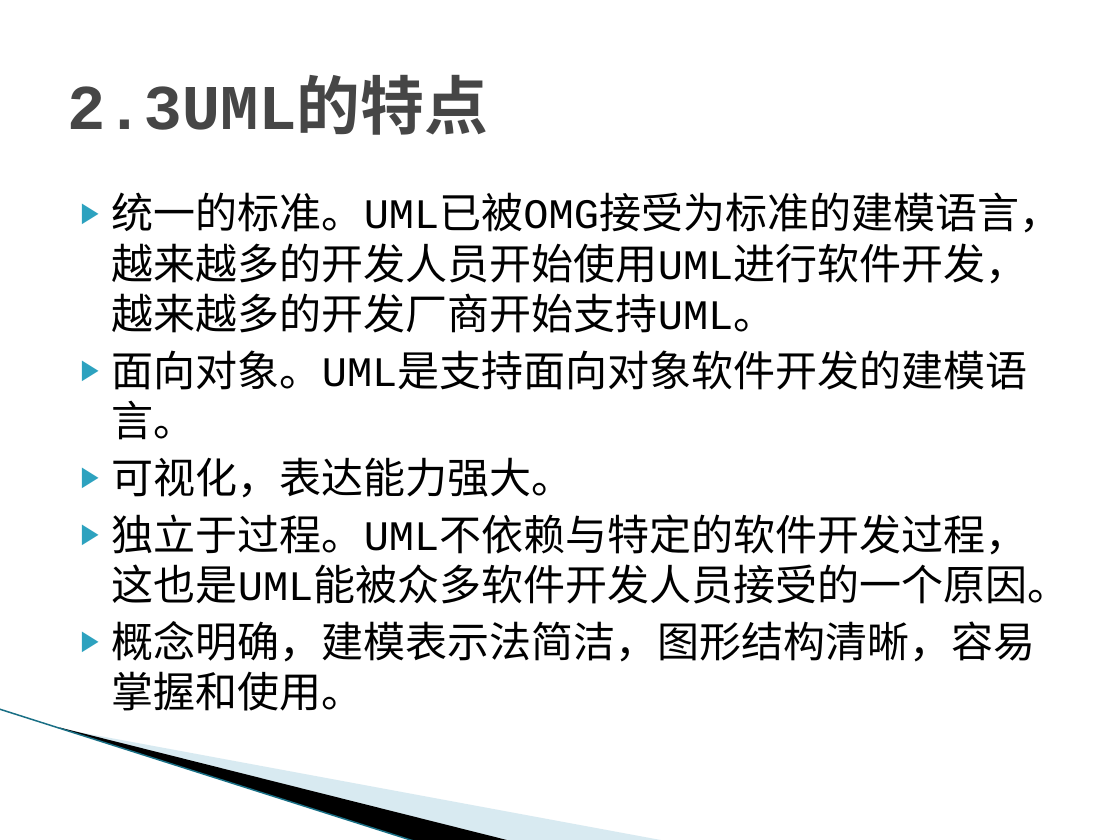
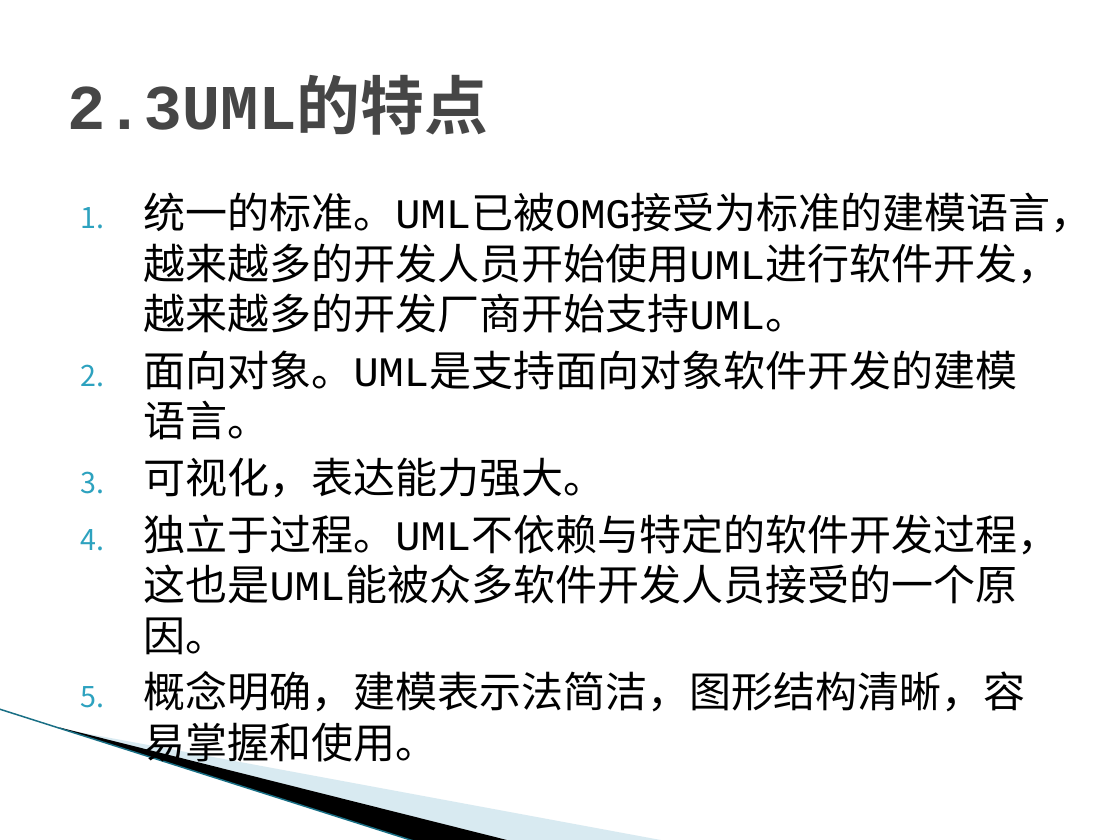
Before and after one commit to tzy502/G16, a slide deck: slide 14 of UML/UML概述-G16.pptx. Drawn at 1120x840 pixels with LibreOffice and Linux fonts; fonts in the diff are those of the drawing; background and template pictures are left out. Boxes give left, top, right and bottom in pixels: in the first picture for what was removed or moved away, otherwise in the second. Text is boxed around its words. In the diff, an @@ line names an element or a change of style, - is before the commit and + after.

```diff
--- a/UML/UML概述-G16.pptx
+++ b/UML/UML概述-G16.pptx
@@ text "统一的标准。UML已被OMG接受为标准的建模语言，越来越多的开发人员开始使用UML进行软件开发，越来越多的开发厂商开始支 ..." at [143, 192, 1092, 712]: bullet ▶ to 1. @@
```
Also in this commit, not shown: 5 other slides changed, 2 other files.
